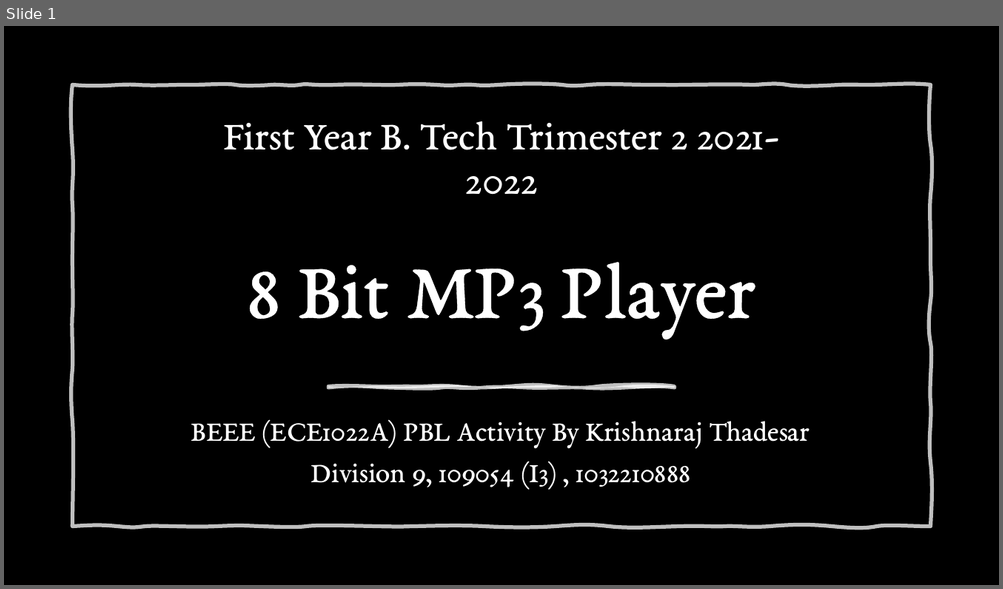
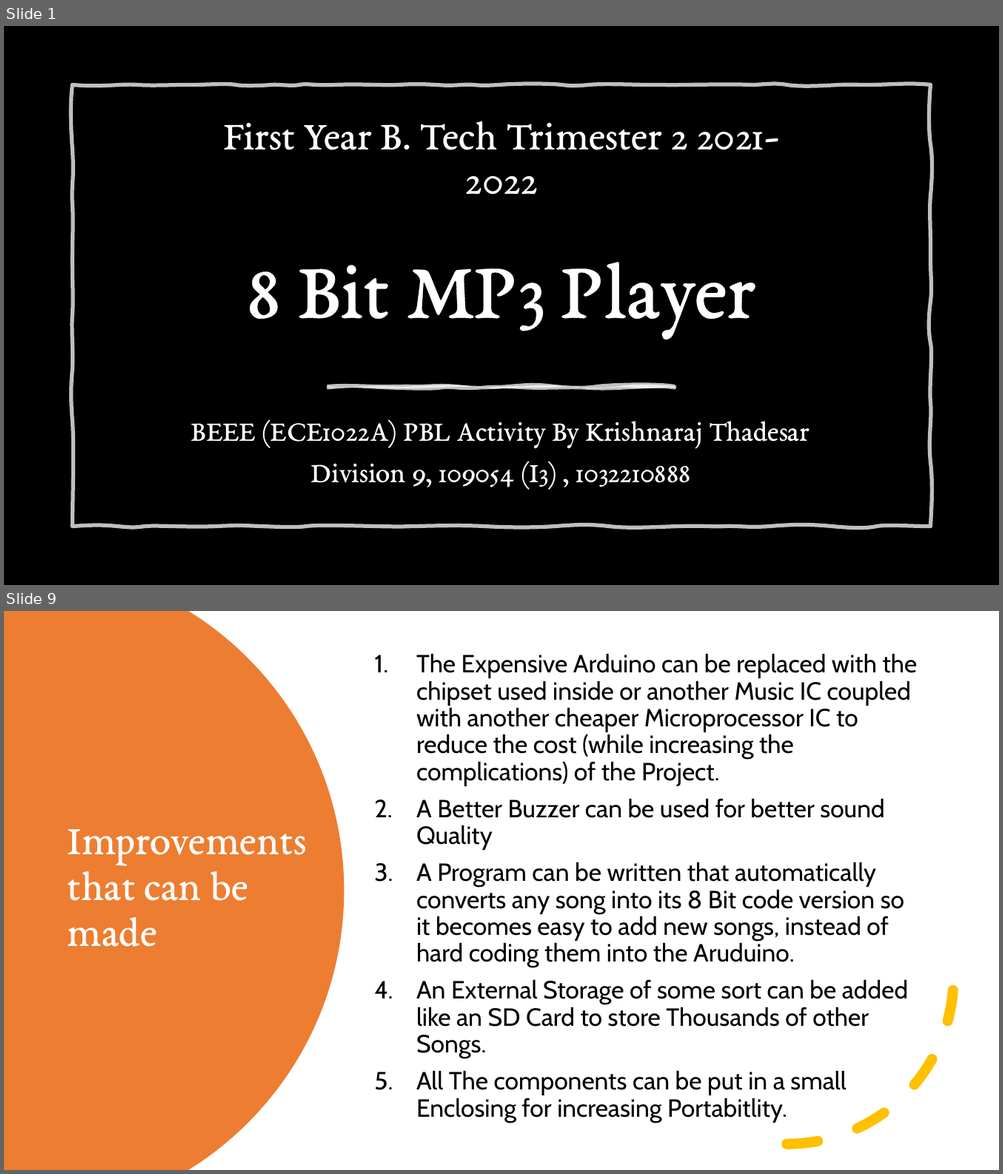
Before and after one commit to School-Related/First-Year, a slide deck: Second Trimester/Basics of Electrical and Electronics Engineering/Lab/Project/[2022] [1st Yr] PBL Activity 8 Bit MP3 Player PPT.pptx. Shown one above the other, each under a label of ours: slide 1 before the commit, slides 1 and 9 after it; the slides between them are not shown. The pictures are 1003x589 and 1003x1174 pixels, drawn with LibreOffice and Linux fonts; fonts in the diff are those of the drawing; background and template pictures are left out. Boxes give left, top, right and bottom in pixels: in the first picture for what was removed or moved away, otherwise in the second. Text is boxed around its words. In the diff, an @@ line names an element or a change of style, - is before the commit and + after.

```diff
--- a/Second Trimester/Basics of Electrical and Electronics Engineering/Lab/Project/[2022] [1st Yr] PBL Activity 8 Bit MP3 Player PPT.pptx
+++ b/Second Trimester/Basics of Electrical and Electronics Engineering/Lab/Project/[2022] [1st Yr] PBL Activity 8 Bit MP3 Player PPT.pptx
@@ slide 9 added at [4,611,999,1170], background #FFFFFF @@
@@ freeform shape added at [4,611,344,1170], fill #ED7D31 @@
@@ text added at [416,653,917,1123], 24 pt, text #000000 @@
+1. The Expensive Arduino can be replaced with the chipset used inside or another Music IC coupled with another cheaper Microprocessor IC to reduce the cost (while increasing the complications) of the Project.
+2. A Better Buzzer can be used for better sound Quality
+3. A Program can be written that automatically converts any song into its 8 Bit code version so it becomes easy to add new songs, instead of hard coding them into the Aruduino.
+4. An External Storage of some sort can be added like an SD Card to store Thousands of other Songs.
+5. All The components can be put in a small Enclosing for increasing Portabitlity.
@@ title added at [68,829,307,947], 41 pt, text #FFFFFF @@
+Improvements that can be made
@@ arc (boxed as its full ellipse) added at [620,812,954,1145], outline #FFC000 10 pt dashed @@
```
Also in this commit, not shown: 3 slides changed, 6 other slides added, 3 slides removed, 4 other files.
